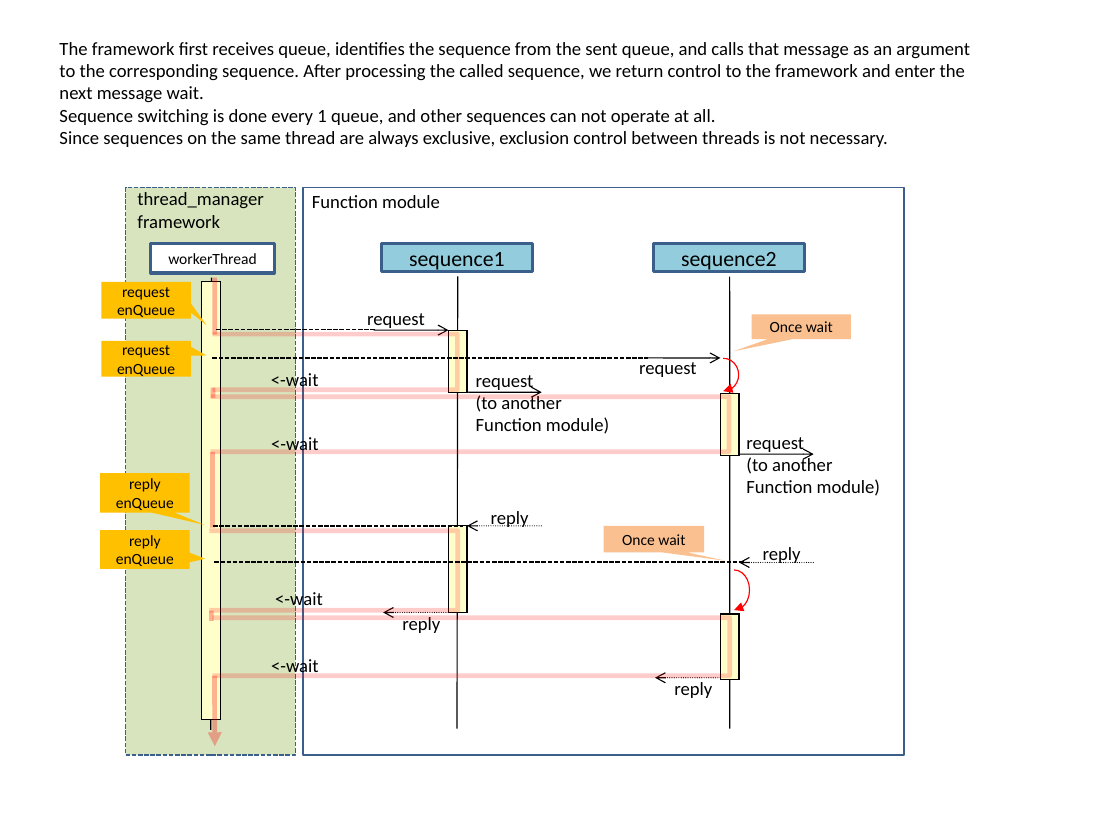
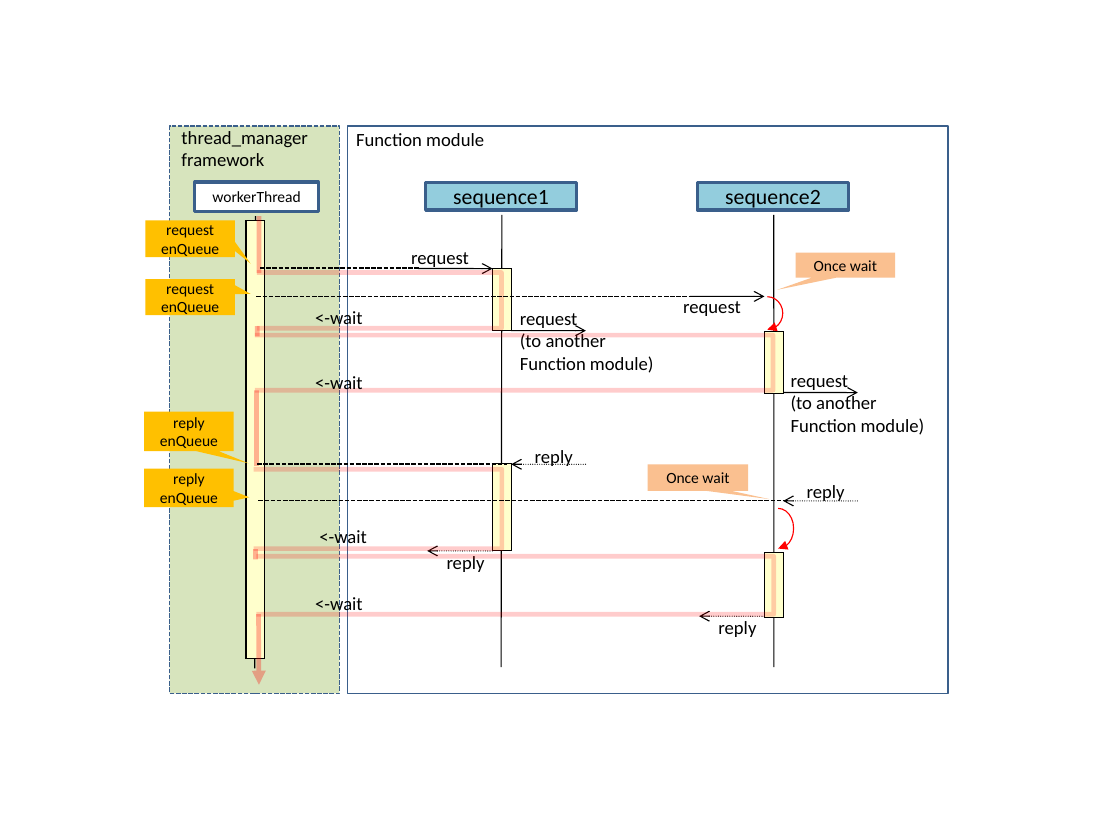
Before and after one commit to ysan/thread_manager, a slide deck: slide 2 of etc/thread_manager.pptx. Drawn at 1120x840 pixels with LibreOffice and Linux fonts; fonts in the diff are those of the drawing. Boxes give left, top, right and bottom in pixels: in the first picture for what was removed or moved away, otherwise in the second. Text is boxed around its words. In the diff, an @@ line names an element or a change of style, - is before the commit and + after.

```diff
--- a/etc/thread_manager.pptx
+++ b/etc/thread_manager.pptx
@@ text removed at box(59, 42, 970, 147) @@
-The framework first receives queue, identifies the sequence from the sent queue, and calls that message as an argument to the corresponding sequence. After processing the called sequence, we return control to the framework and enter the next message wait.
-Sequence switching is done every 1 queue, and other sequences can not operate at all.
-Since sequences on the same thread are always exclusive, exclusion control between threads is not necessary.
@@ 14 texts, 11 lines, 10 rectangles, 9 arrows, 6 speech boxes, 6 right brackets: place and size @@
-14 texts, 11 lines, 10 rectangles, 9 arrows, 6 speech boxes, 6 right brackets at box(100, 187, 904, 755)
+14 texts, 11 lines, 10 rectangles, 9 arrows, 6 speech boxes, 6 right brackets at box(144, 125, 948, 693)
```
Also in this commit, not shown: 1 other slide changed, 1 other file.
